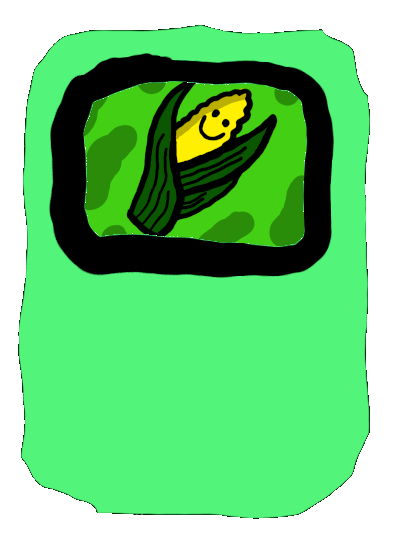
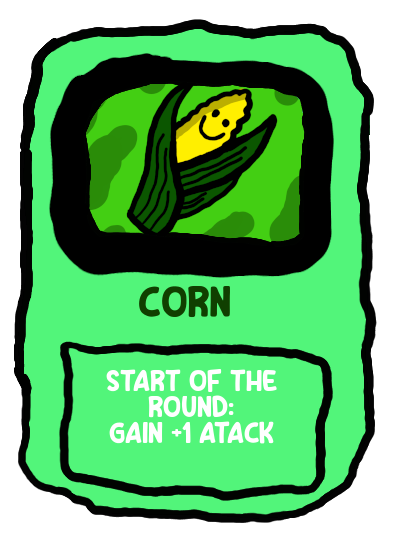
Comparing the layer stacks of the two (400, 550) images. Changes:
added layer "Start of the Round: ..." above "Corn" over [106, 369, 277, 444]
added layer "Corn" above "TExtBorder" over [139, 286, 230, 318]
added layer "TExtBorder" above "Background" over [14, 19, 377, 523]
